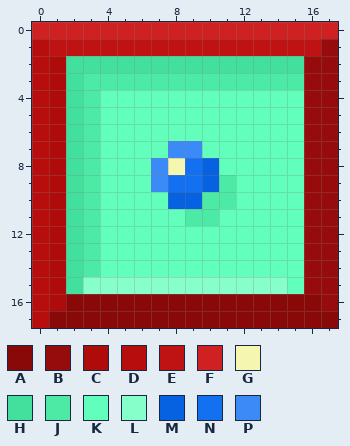
A pixel-art file gets an edit: art/asesprite files/aquaclam_001.aseprite. Above: the version before the commit.
18x18 pixels, 1 frame. Colours within 5 levels of each other are drawn and written as one.
Visible layers, top first: "Layer 3", "Layer 4", "Layer 1".
Palette (. is transparent): A #890808  B #960b0b  C #af0b0b  D #b70d0d  E #bf1313  F #cf2121  G #f5f7b0  H #43df9c  J #4deaa6  K #61ffbb  L #87ffcb  M #0662e1  N #1370f1  P #3c8af7
Pixels before, first column x 0:
 0 FFFFFFFFFFFFFFFFFF
 1 DEEEEEEEEEEEEEEEEB
 2 DCHHHHHHHHHHHHHHBB
 3 DCHJJJJJJJJJJJJJBB
 4 DCHJKKKKKKKKKKKKBB
 5 DCHJKKKKKKKKKKKKBB
 6 DCHJKKKKKKKKKKKKBB
 7 DCHJKKKKPPKKKKKKBB
 8 DCHJKKKPGNMKKKKKBB
 9 DCHJKKKPNNMJKKKKBB
10 DCHJKKKKMMJJKKKKBB
11 DCHJKKKKKJJKKKKKBB
12 DCHJKKKKKKKKKKKKBB
13 DCHJKKKKKKKKKKKKBB
14 DCHJKKKKKKKKKKKKBB
15 DCHLLLLLLLLLLLLKBB
16 DCAAAAAAAAAAAAAAAB
17 DAAAAAAAAAAAAAAAAA
The result:
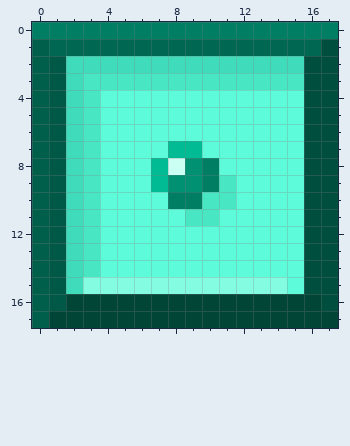
Diff:
layer "ToggleOn" hue added
colour A: #890808 -> #004536
colour B: #960b0b -> #004e3d
colour C: #af0b0b -> #005946
colour D: #b70d0d -> #005f4a
colour E: #bf1313 -> #006852
colour F: #cf2121 -> #007e63
colour G: #f5f7b0 -> #ccfff4
colour H: #43df9c -> #3fdbba
colour J: #4deaa6 -> #49e6c4
colour K: #61ffbb -> #5dfbd9
colour L: #87ffcb -> #84fce2
colour N: #1370f1 -> #009172
colour P: #3c8af7 -> #00bb93
Changed rows in their new state; - is a pixel that keeps its letter.
Layer "ToggleOn":
first column x 8:
 8 --F
 9 --F
10 FF-
Changed places in both pictures, as pixel boxes (x1, y1, x2, y2):
changed: (32, 22, 338, 328)
